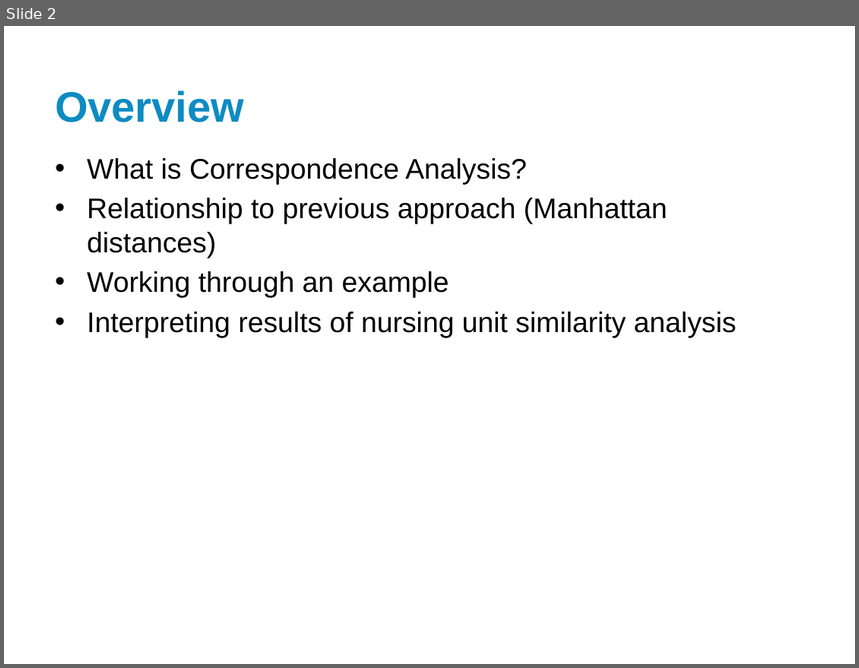
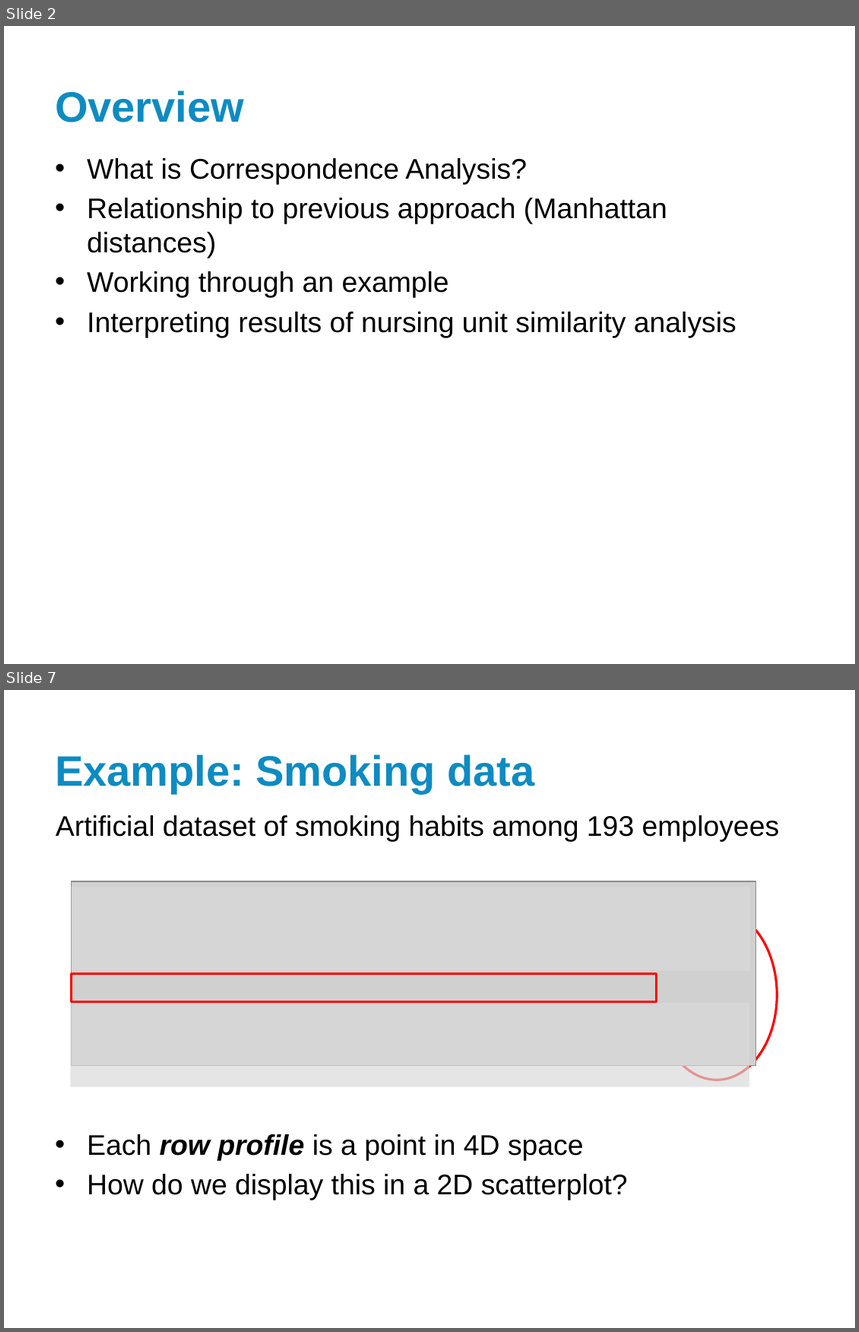
Before and after one commit to nayefahmad/2017.09.21-Exploring-correspondence-analysis, a slide deck: results/2017-09-22_Correspondence-analysis-for-nursing-unit-similarity.pptx. Shown one above the other, each under a label of ours: slide 2 before the commit, slides 2 and 7 after it; the slides between them are not shown. The pictures are 859x668 and 859x1332 pixels, drawn with LibreOffice and Linux fonts; fonts in the diff are those of the drawing; grey boxes stand for pictures; background and template pictures are left out. Boxes give left, top, right and bottom in pixels: in the first picture for what was removed or moved away, otherwise in the second. Text is boxed around its words. In the diff, an @@ line names an element or a change of style, - is before the commit and + after.

Commit message:
intro to smoke data

```diff
--- a/results/2017-09-22_Correspondence-analysis-for-nursing-unit-similarity.pptx
+++ b/results/2017-09-22_Correspondence-analysis-for-nursing-unit-similarity.pptx
@@ slide 7 added at box(4, 690, 855, 1328), background #FFFFFF @@
@@ title added at box(55, 755, 534, 793), 36 pt, text #0E8BC2, bold @@
+Example: Smoking data
@@ text added at box(56, 815, 780, 841), 24 pt, text #000000 @@
+Artificial dataset of smoking habits among 193 employees
@@ picture added at box(71, 882, 756, 1065) @@
@@ rectangle added at box(71, 887, 750, 971), fill #D9D9D9 at 68% opacity @@
@@ picture added at box(84, 893, 756, 1066) @@
@@ picture added at box(89, 891, 664, 1066) @@
@@ ellipse added at box(657, 910, 778, 1080), outline #FF0000 2 pt @@
@@ rectangle added at box(71, 973, 657, 1002), outline #FF0000 2 pt @@
@@ rectangle added at box(70, 1003, 750, 1087), fill #D9D9D9 at 68% opacity @@
@@ text added at box(87, 1135, 628, 1201), 24 pt, text #000000 @@
+• Each row profile is a point in 4D space
+• How do we display this in a 2D scatterplot?
```
Also in this commit, not shown: 2 slides changed, 3 other slides added, 4 slides removed.
